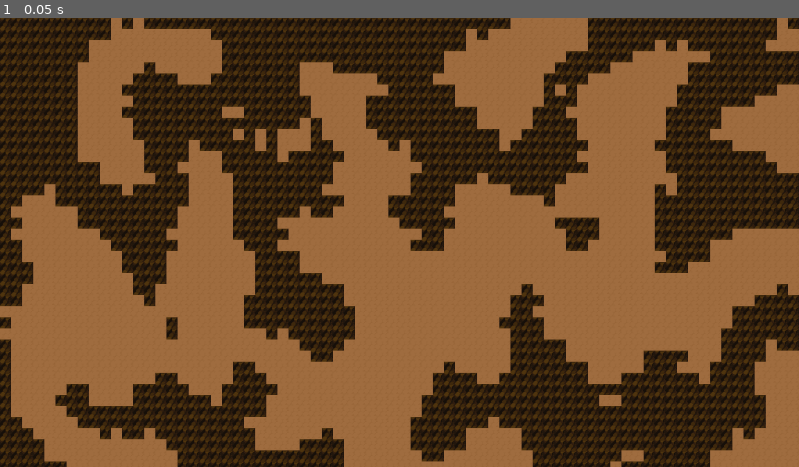
Above: before the commit, frame 1.
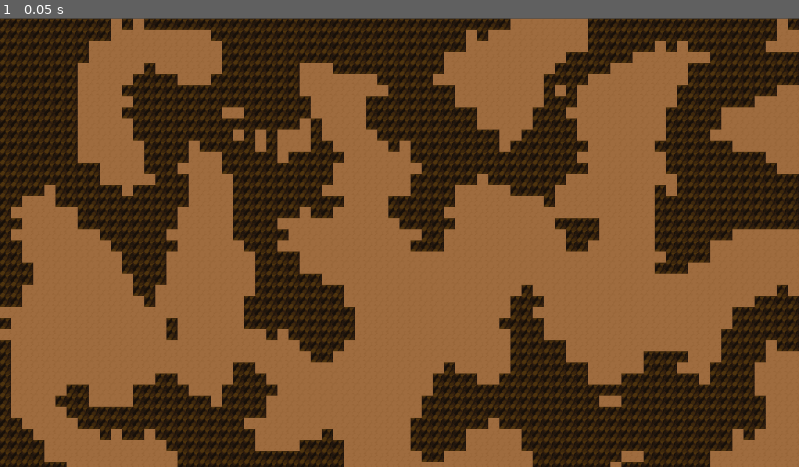
Above: after the commit, the same moment.

Repository: Wannx98/Ojan-Project
Game: Godot game, scene res://Scene/Map/Generate Cave System/CaveMap.tscn
Two runs of this game, one before a commit and one after it. Both use one fixed random seed, a clock stepped at 60 frames per second and the inputs below. This scene is started directly instead of the project's main scene.
Inputs:
- Up to frame 1 (0.05 s): no input

The runs differ from the first frame. In frame 1, 2.3% of the frame differs, in the area x 0-100%, y 0-100%.

Commit message:
upload tester satu

Diff:
--- a/Scene/Map/Generate Cave System/CaveMap.tscn
+++ b/Scene/Map/Generate Cave System/CaveMap.tscn
@@ -9,6 +9,15 @@
 texture = ExtResource("2_7phwa")
 1:2/0 = 0
 14:7/0 = 0
+1:8/0 = 0
+1:7/0 = 0
+0:6/0 = 0
+1:6/0 = 0
+2:6/0 = 0
+3:7/0 = 0
+4:7/0 = 0
+5:7/0 = 0
+6:7/0 = 0
 
 [sub_resource type="TileSetAtlasSource" id="TileSetAtlasSource_vfm0l"]
 texture = ExtResource("3_ebdry")
@@ -24,10 +33,11 @@
 sources/0 = SubResource("TileSetAtlasSource_gsjts")
 sources/1 = SubResource("TileSetAtlasSource_vfm0l")
 
-[node name="CaveMap" type="Node2D" unique_id=2146544743]
+[node name="CaveMap" type="Node2D"]
 script = ExtResource("1_pcja3")
 
-[node name="TileMap" type="TileMap" parent="." unique_id=829115823]
+[node name="TileMap" type="TileMap" parent="."]
+position = Vector2(0, 1)
 tile_set = SubResource("TileSet_2bl8x")
 format = 2
 script = ExtResource("2_on33b")
--- a/project.godot
+++ b/project.godot
@@ -16,7 +16,7 @@
 
 config/name="Gamekudukuntul Map Update Ver. 5,7 1"
 run/main_scene="uid://bv1hcncvk0c25"
-config/features=PackedStringArray("4.6", "Forward Plus")
+config/features=PackedStringArray("4.5", "Forward Plus")
 config/icon="res://icon.svg"
 
 [autoload]
Not shown: 1 places in Scene/Map/Generate Cave System/CaveMap.tscn that only renumber resources
